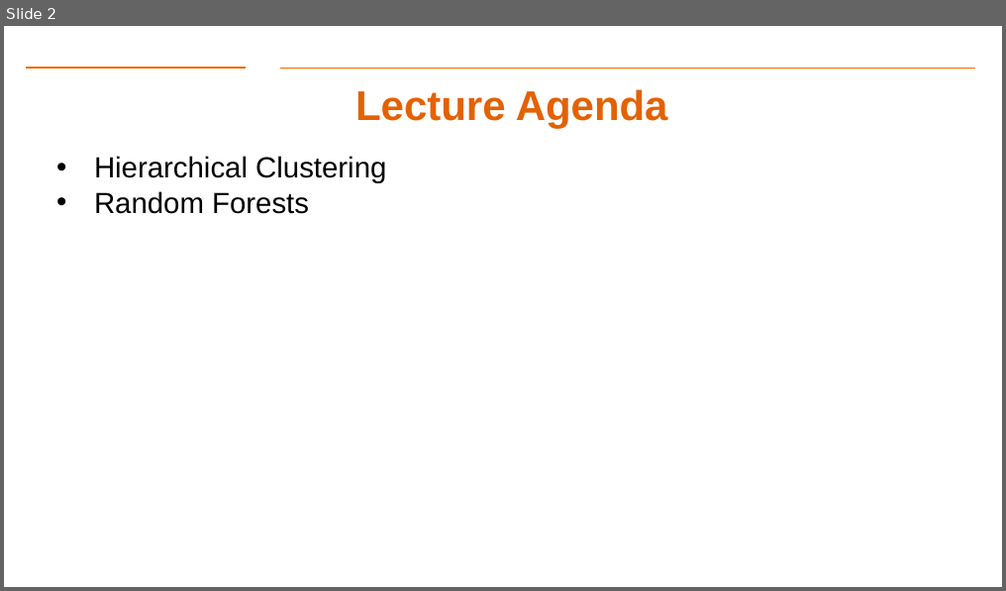
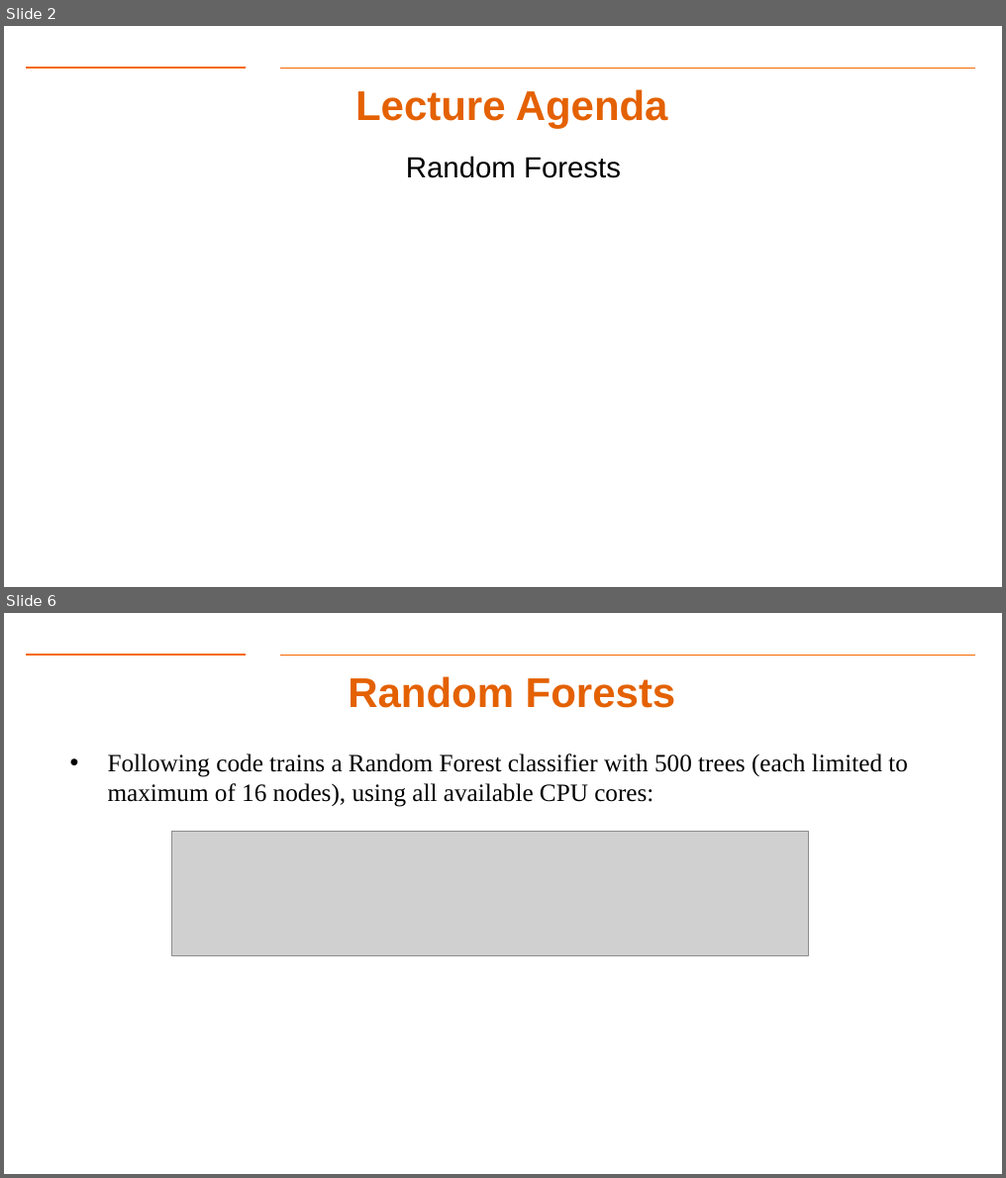
Before and after one commit to gk5951/RIT-DSCI-633-FDS, a slide deck: Syllabus/Lecture11/Lec11.pptx. Shown one above the other, each under a label of ours: slide 2 before the commit, slides 2 and 6 after it; the slides between them are not shown. The pictures are 1006x591 and 1006x1178 pixels, drawn with LibreOffice and Linux fonts; fonts in the diff are those of the drawing; grey boxes stand for pictures; background and template pictures are left out. Boxes give left, top, right and bottom in pixels: in the first picture for what was removed or moved away, otherwise in the second. Text is boxed around its words. In the diff, an @@ line names an element or a change of style, - is before the commit and + after.

```diff
--- a/Syllabus/Lecture11/Lec11.pptx
+++ b/Syllabus/Lecture11/Lec11.pptx
@@ slide 6 added at (x1=4, y1=613, x2=1002, y2=1174), background #FFFFFF; not listed: 2 template elements that a slide beside it also shows @@
@@ text added at (x1=348, y1=676, x2=676, y2=708), 40 pt, text #E46102, bold @@
+Random Forests
@@ text added at (x1=108, y1=754, x2=908, y2=807), 24 pt, text #000000 @@
+• Following code trains a Random Forest classifier with 500 trees (each limited to maximum of 16 nodes), using all available CPU cores:
@@ picture added at (x1=172, y1=832, x2=809, y2=956) @@
@@ slide 2 changed as well @@
@@ text "Random Forests" at (x1=406, y1=156, x2=621, y2=178): bullet • to none @@
@@ text at (x1=94, y1=156, x2=386, y2=183): paragraph removed @@
-• Hierarchical Clustering
```
Also in this commit, not shown: 2 other slides changed, 6 other slides added, 15 slides removed, 7 other files.
